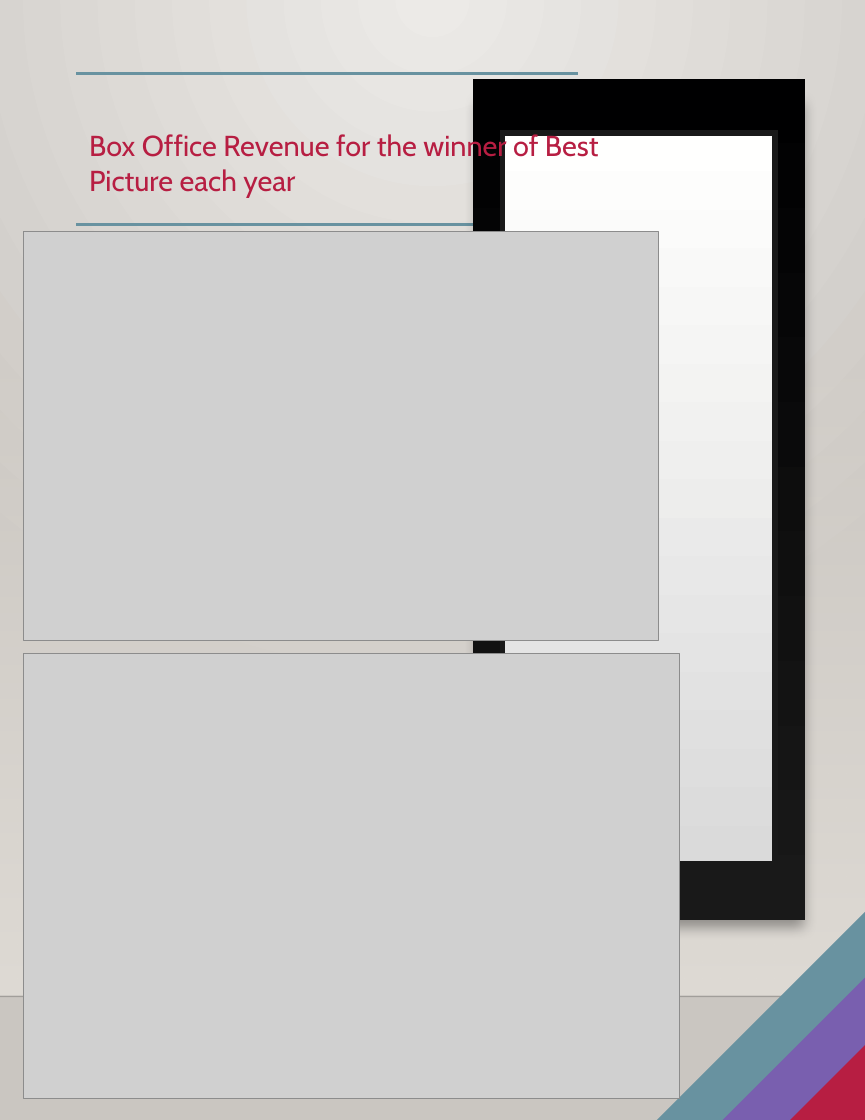
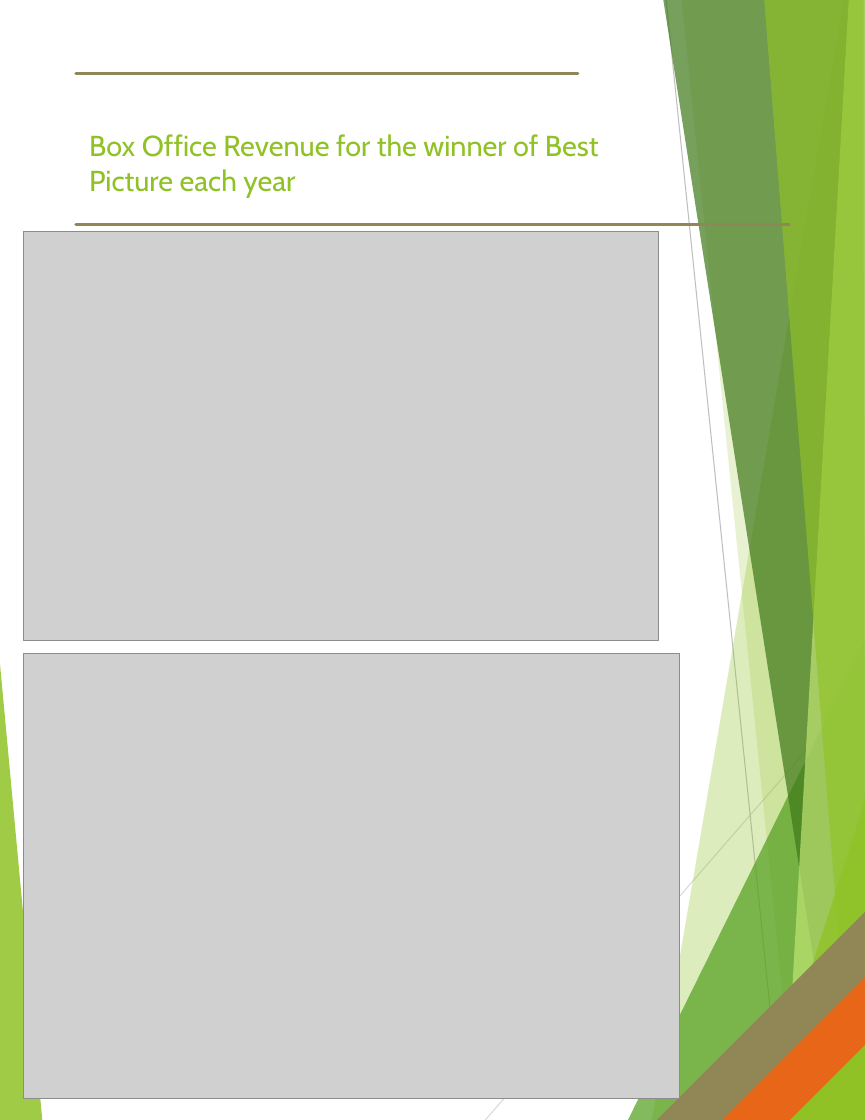
Before and after one commit to newton1021/project1, a slide deck: slide 7 of ANALYZING THE OSCARS.pptx (slide 9 before the commit). Drawn at 865x1120 pixels with LibreOffice and Linux fonts; fonts in the diff are those of the drawing; grey boxes stand for pictures; background and template pictures are left out. Boxes give left, top, right and bottom in pixels: in the first picture for what was removed or moved away, otherwise in the second. Text is boxed around its words. In the diff, an @@ line names an element or a change of style, - is before the commit and + after.

```diff
--- a/ANALYZING THE OSCARS.pptx
+++ b/ANALYZING THE OSCARS.pptx
@@ background gradient #ECEAE7 to #CAC7C1 to #FFFFFF @@
@@ line (578, 73) - (76, 73): stroke #6892A0 2.25 pt to #918655 2.25 pt @@
@@ rectangle removed at (x1=472, y1=78, x2=804, y2=919) @@
@@ text "Box Office Revenue for the ..." at (x1=89, y1=134, x2=599, y2=197): text colour #B71E42 to #90C226 @@
@@ rectangle removed at (x1=503, y1=132, x2=775, y2=863) @@
@@ line (789, 224) - (76, 224): stroke #6892A0 2.25 pt to #918655 2.25 pt @@
@@ rectangle removed at (x1=0, y1=329, x2=865, y2=994) @@
@@ group added at (x1=0, y1=0, x2=865, y2=1120): 8 freeform shapes, 2 lines @@
@@ right triangle at (x1=657, y1=912, x2=865, y2=1119): fill #6892A0 to #918655 @@
@@ right triangle at (x1=723, y1=975, x2=865, y2=1119): fill #795FAF to #E76618 @@
@@ line removed from (0, 996) to (865, 996) @@
@@ right triangle at (x1=791, y1=1042, x2=865, y2=1119): fill #B71E42 to #90C226 @@
```
Also in this commit, not shown: 8 other slides changed, 5 slides removed.
